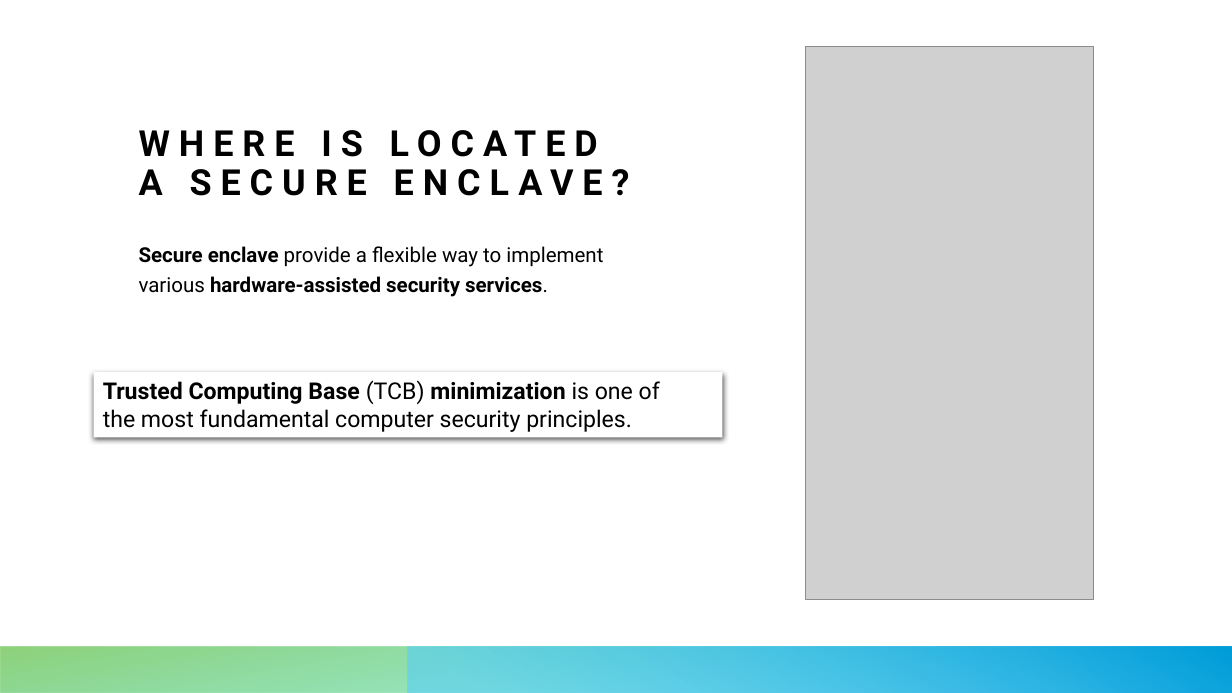
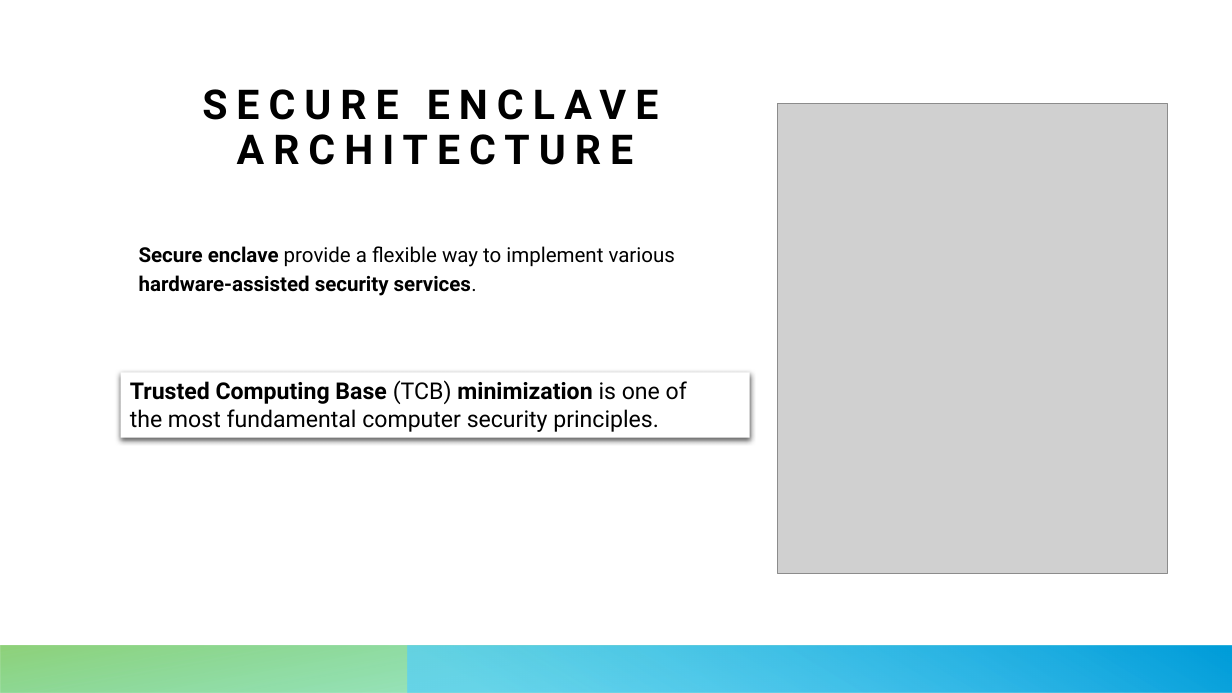
Before and after one commit to leonardopoggiani/Appunti, a slide deck: slide 13 of ComputerArchitecture/Presentazione/Presentazione_2.pptx (slide 9 before the commit). Drawn at 1232x693 pixels with LibreOffice and Linux fonts; fonts in the diff are those of the drawing; grey boxes stand for pictures. Boxes give left, top, right and bottom in pixels: in the first picture for what was removed or moved away, otherwise in the second. Text is boxed around its words. In the diff, an @@ line names an element or a change of style, - is before the commit and + after.

```diff
--- a/ComputerArchitecture/Presentazione/Presentazione_2.pptx
+++ b/ComputerArchitecture/Presentazione/Presentazione_2.pptx
@@ rectangle added at bbox=[0, 0, 1232, 693], fill #FFFFFF @@
@@ title at bbox=[202, 89, 659, 165]: text changed; size 28 to 32 pt @@
-WHERE IS LOCATED A SECURE ENCLAVE?
+SECURE ENCLAVE ARCHITECTURE
@@ picture: place and size @@
-picture at bbox=[806, 46, 1093, 599]
+picture at bbox=[778, 104, 1167, 573]
@@ text "Secure enclave provide a flexible ..." rewrapped from bbox=[139, 246, 603, 297] to bbox=[139, 246, 675, 296] @@
@@ rectangle "Trusted Computing Base (TCB) minimization ...": place and size @@
-rectangle "Trusted Computing Base (TCB) minimization ..." at bbox=[93, 372, 723, 438]
+rectangle "Trusted Computing Base (TCB) minimization ..." at bbox=[121, 372, 750, 438]
@@ rectangle added at bbox=[0, 646, 1232, 692], fill gradient #10CF9B to #7CCA62 @@
@@ rectangle added at bbox=[409, 646, 1232, 692], fill gradient #4FCEFF to #009DD9 @@
```
Also in this commit, not shown: 24 other slides changed, 9 slides added, 7 slides removed, 3 other files.
